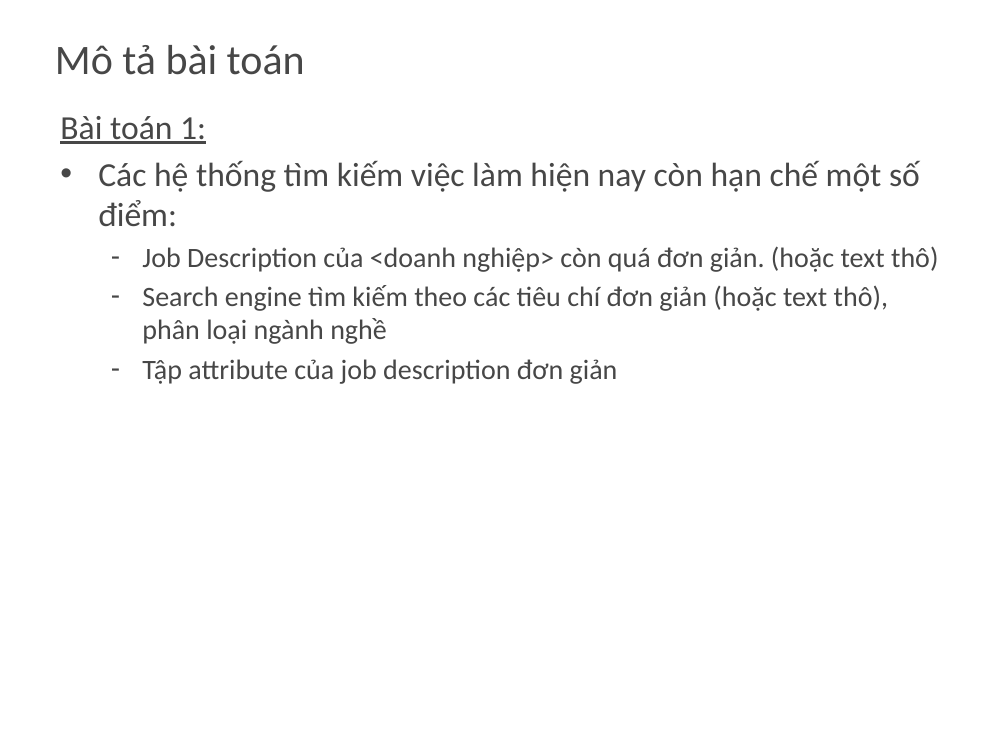
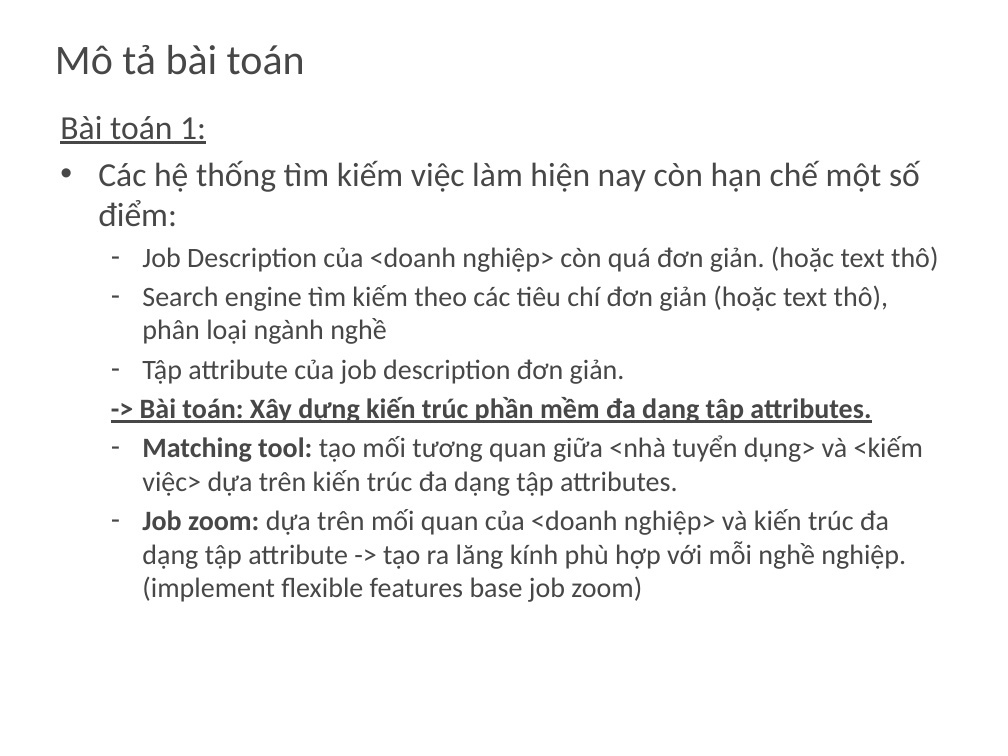
Before and after one commit to khanhduy94/jobzoom, a slide deck: slide 4 of Documents/JobZoom.pptx (slide 5 before the commit). Drawn at 1008x756 pixels with LibreOffice and Linux fonts; fonts in the diff are those of the drawing; background and template pictures are left out. Boxes give left, top, right and bottom in pixels: in the first picture for what was removed or moved away, otherwise in the second. Text is boxed around its words. In the diff, an @@ line names an element or a change of style, - is before the commit and + after.

```diff
--- a/Documents/JobZoom.pptx
+++ b/Documents/JobZoom.pptx
@@ text at (140,359,923,602): text changed @@
-  – Tập attribute của job description đơn giản
+  – Tập attribute của job description đơn giản.
+  -> Bài toán: Xây dựng kiến trúc phần mềm đa dạng tập attributes.
+  – Matching tool: tạo mối tương quan giữa <nhà tuyển dụng> và <kiếm việc> dựa trên kiến trúc đa dạng tập attributes.
+  – Job zoom: dựa trên mối quan của <doanh nghiệp> và kiến trúc đa dạng tập attribute -> tạo ra lăng kính phù hợp với mỗi nghề nghiệp. (implement flexible features base job zoom)
```
Also in this commit, not shown: 4 other slides changed, 2 slides removed.
